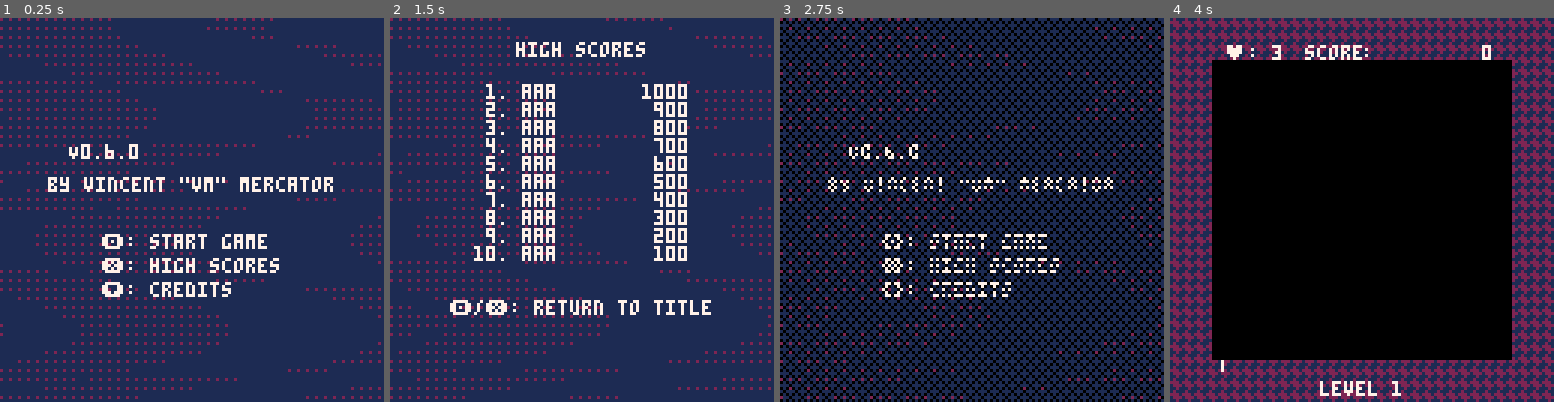
Above: before the commit, frames 1-4 (left to right).
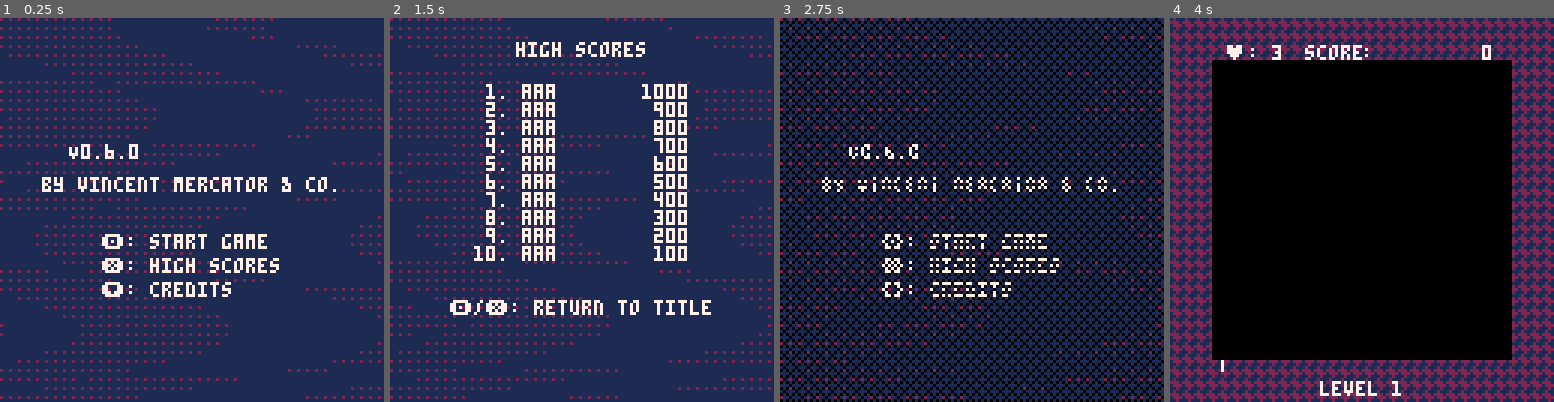
Above: after the commit, the same moments.

Repository: vm70/stratagem
Game: PICO-8 cartridge src/main.p8
Same seed, same stepped clock (60 frames per second), same inputs: the game is played once before the commit and once after it.
Inputs (mouse positions are in pixels of both pictures, inside the frame that each line leads up to):
- Up to frame 1 (0.25 s): no input
- Up to frame 2 (1.5 s): tap X (X key) at 0.33, 1.07 s; click (670, 121) at 0.67 s; tap O (Z key) at 0.7 s; click (436, 267) at 1.22 s
- Up to frame 3 (2.75 s): hold Right 1.6-2.1 s; tap O (Z key) at 1.7, 2.1, 2.5 s; click (887, 114) at 1.77 s; tap X (X key) at 1.85 s; hold Up 2.15-2.42 s; click (952, 259) at 2.32 s; hold Right from 2.47 s (still down)
- Up to frame 4 (4 s): click (1404, 106) at 2.87 s; tap O (Z key) at 2.9, 3.3, 3.7 s; tap X (X key) at 2.97 s; release Right at 3.03 s; hold Left 3.08-3.58 s; click (1465, 256) at 3.42 s; hold Down 3.63-3.97 s; click (1231, 102) at 3.97 s

The runs differ from the first frame. In frame 1, 1.3% of the frame differs, in the area x 10-88%, y 41-46%; in frame 2, nothing differs; in frame 3, 0.9%; in frame 4, nothing differs.

Commit message:
Change title screen byline

Diff:
--- a/src/ui.lua
+++ b/src/ui.lua
@@ -382,7 +382,7 @@
 		TITLE_SPRITE.y_offset + TITLE_SPRITE.height + 1,
 		7
 	)
-	Printc('by vincent "vm" mercator', 64, TITLE_SPRITE.y_offset + TITLE_SPRITE.height + 12, 7)
+	Printc("by vincent mercator & co.", 64, TITLE_SPRITE.y_offset + TITLE_SPRITE.height + 12, 7)
 	Printc("\142: start game ", 64, 72, 7)
 	Printc("\151: high scores", 64, 80, 7)
 	Printc("\131: credits    ", 64, 88, 7)
